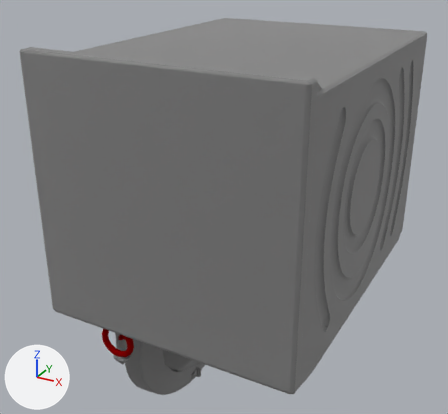
A saved change to the glTF model webpage/image_conditioned/results/articulated-models-5-002/mesh_parts_with_axes.glb.
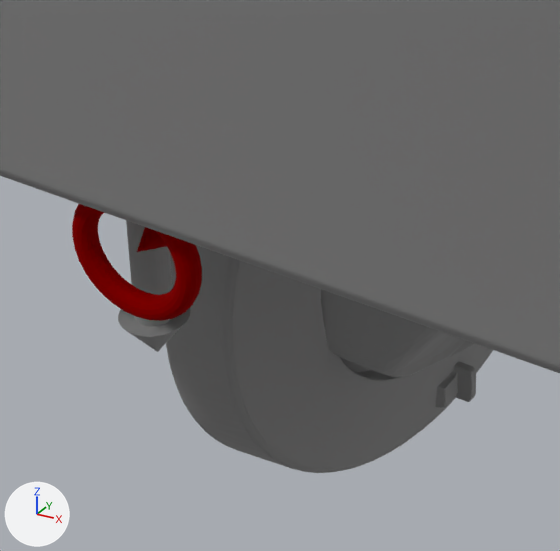
Each version appears first whole from a 50 mm camera at (0.567, -1.446, 0.592) aimed at (-0.032, -0.356, 0.048), and next in a close-up on the part from 19% to 49% of the width and 67% to 100% of the height. The lights are fixed; the arrows at lower left show +X, +Y and +Z. The last two pictures show the newer version. Where no turn or scale is listed for an object, it has been applied to the vertices.

Script lines for the objects in view, before the commit:
```python
me_geometry_1 = bpy.data.meshes.new('geometry_1')
me_geometry_1.from_pydata(...)  # 4402 vertices, 8808 faces; spans x -0.161..-0.026, y -0.58..-0.172, z -0.424..-0.106
me_geometry_1.materials.append(mat_material_0)  # its picture is missing
me_geometry_6 = bpy.data.meshes.new('geometry_6')
me_geometry_6.from_pydata(...)  # 512 vertices, 1024 faces; spans x -0.1199..-0.0479, y -0.688..-0.6749, z -0.1522..-0.0802
me_geometry_6.materials.append(mat_material_1)
me_geometry_7 = bpy.data.meshes.new('geometry_7')
me_geometry_7.from_pydata(...)  # 99 vertices, 192 faces; spans x -0.135..-0.099, y -0.651..-0.615, z -0.219..0.014
me_geometry_7.materials.append(mat_material_2)  # its picture is missing
ob_geometry_1 = bpy.data.objects.new('geometry_1', me_geometry_1)
ob_geometry_1.parent = ob_world
ob_geometry_1.location = (0.0, 0.0, 0.0)
ob_geometry_6 = bpy.data.objects.new('geometry_6', me_geometry_6)
ob_geometry_6.parent = ob_world
ob_geometry_6.location = (0.0, 0.0, 0.0)
ob_geometry_7 = bpy.data.objects.new('geometry_7', me_geometry_7)
ob_geometry_7.location = (0.0, 0.0, 0.0)
# also in view: 'geometry_0' at (0.026, -0.349, 0.148)
```
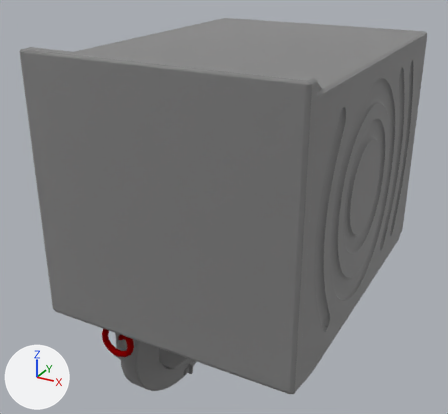
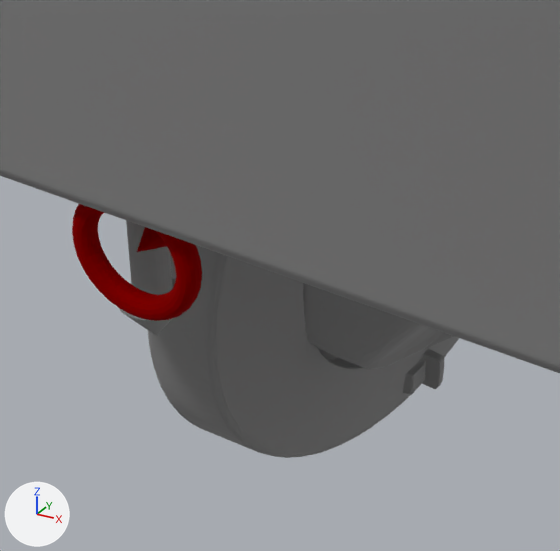
What the commit changed:
Object 'geometry_1' (ob_geometry_1) moves from (0.0, 0.0, 0.0) to (0.00821, 0.000195, -0.00763).
Object 'geometry_1' (ob_geometry_1) turns from (0, 0, 0) to (-0.1, 4.5, 0.1) degrees about x, y and z.
Object 'geometry_7' (ob_geometry_7) moves from (0.0, 0.0, 0.0) to (0.0, 0.0, 0.0099).

Where the change shows, as pixel boxes (x1, y1, x2, y2) in the close-ups (560 x 551 px):
'geometry_1', moved, turned
    before: (166, 245, 493, 473)
    after: (148, 245, 459, 458)
'geometry_7', moved
    before: (118, 220, 191, 352)
    after: (118, 220, 176, 336)
